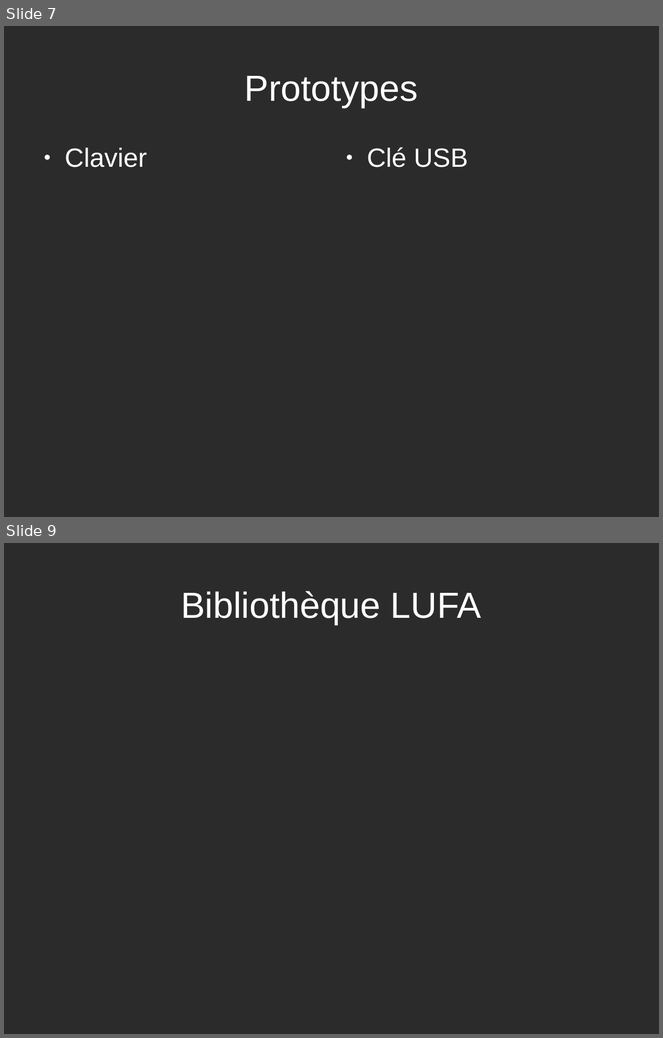
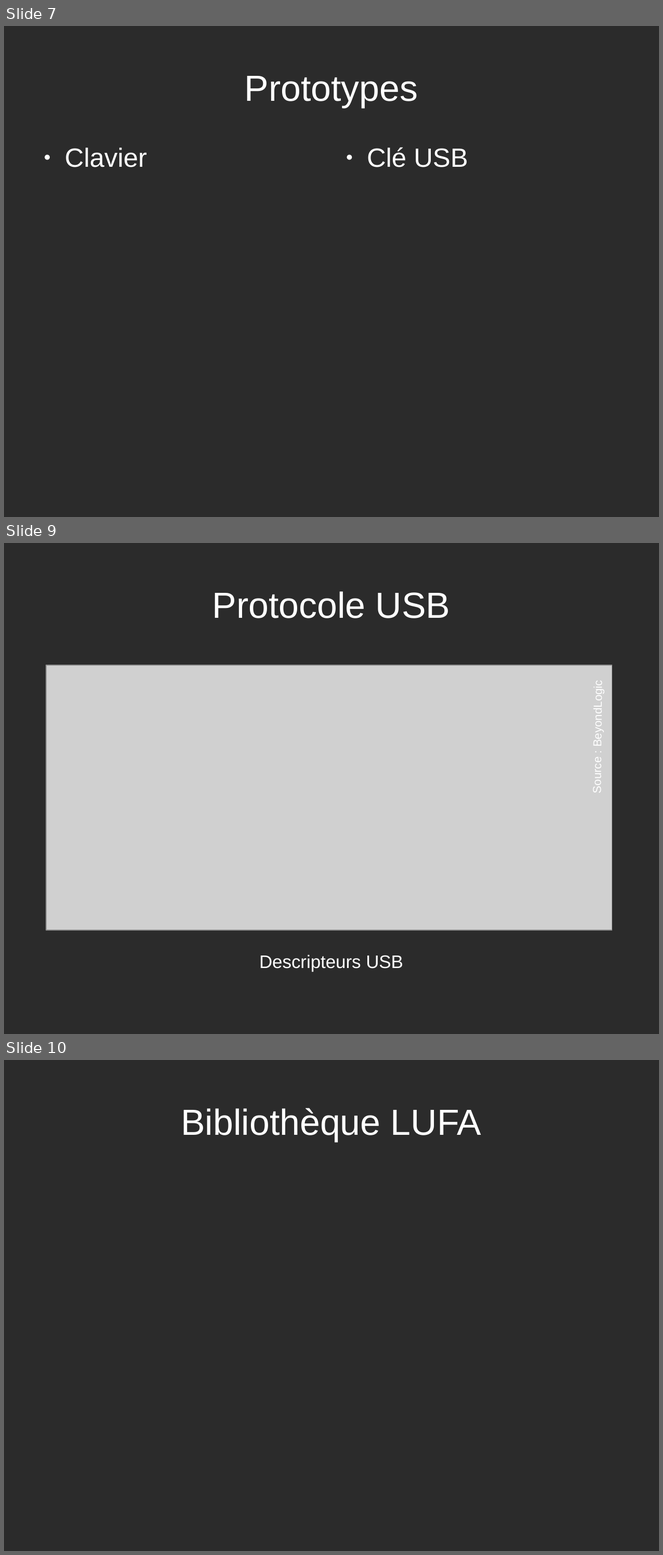
Before and after one commit to rguillomon/IMA3-4_Project, a slide deck: P12(périphUSB).odp. Shown one above the other, each under a label of ours: slides 7 and 9 before the commit, slides 7, 9 and 10 after it; the slides between them are not shown. The pictures are 663x1038 and 663x1555 pixels, drawn with LibreOffice and Linux fonts; fonts in the diff are those of the drawing; grey boxes stand for pictures; background and template pictures are left out; a plain dark background stands for a picture behind light text. Boxes give left, top, right and bottom in pixels: in the first picture for what was removed or moved away, otherwise in the second. Text is boxed around its words. In the diff, an @@ line names an element or a change of style, - is before the commit and + after.

Commit message:
commit : ajout diapos protocole USB

```diff
--- a/P12(périphUSB).odp
+++ b/P12(périphUSB).odp
@@ slide 9 added at (x1=4, y1=543, x2=659, y2=1034), background picture (left out) @@
@@ title added at (x1=213, y1=591, x2=450, y2=618), 44 pt, text #FFFFFF @@
+Protocole USB
@@ picture added at (x1=46, y1=666, x2=613, y2=930) @@
@@ text added at (x1=591, y1=687, x2=605, y2=793), 14 pt, text #FFFFFF @@
+Source : BeyondLogic
@@ text added at (x1=259, y1=955, x2=403, y2=972), 22 pt, text #FFFFFF @@
+Descripteurs USB
@@ what was slide 9 is now slide 10 @@
```
Also in this commit, not shown: 1 other slide added, 1 slide removed.
